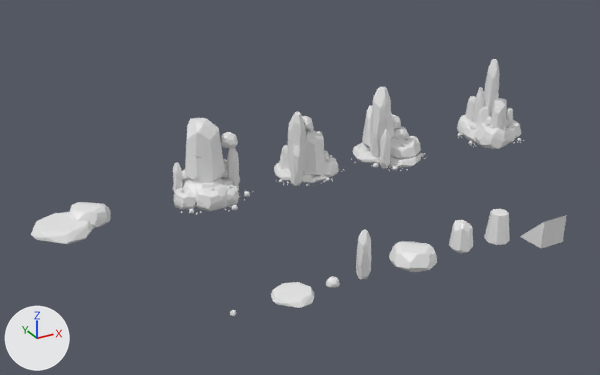
Before and after pictures for a commit that changed the Blender file low_poly_car/car scene 14.blend.
One viewpoint serves both versions: a 50 mm camera at (-31.8, -36.5, 25.0) aimed at (-6.3, 9.8, 1.9). The axes (+X, +Y, +Z) are drawn at lower left. The lights are the same throughout.

Objects in the first picture: '石头，原型', '石头，原型.001', '石头，原型.003', '石头，原型.005', '石头，原型.022', '石头，原型.039', '石头，常规', '石头，常规.001', '石头，矮', '石头，矮.001', '石头，矮.002', '立方体'.
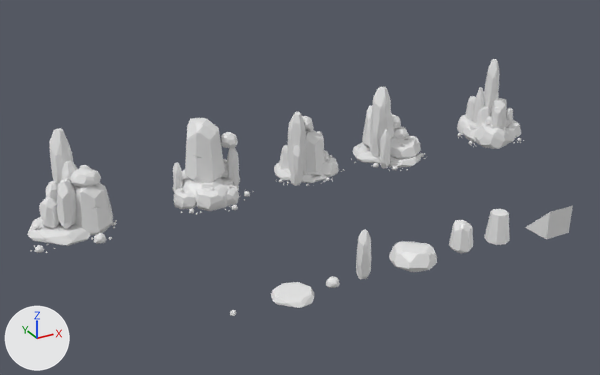
Commit message: car scene

Location of each change, [x1, y1, x2, y2] in pixels of the pictures (600 x 375 px):
'石头组001', added: after [27, 128, 117, 253]
'石头，原型.005', deleted: before [31, 212, 94, 244]
'切割', added: after [525, 206, 573, 239]
'立方体', deleted: before [520, 215, 567, 248]
'石头，矮.001', deleted: before [68, 202, 111, 228]

The change, as a diff of the scene's bpy script:
```diff
--- a/low_poly_car/car scene 14.blend.py
+++ b/low_poly_car/car scene 14.blend.py
@@ me_柱体_073_1 @@
+me_柱体_073_1.from_pydata(...)  # 1884 vertices, 977 faces; spans x -1.77..2.49, y -2.12..2.13, z 0.0..4.46
@@ me_立方体_1 @@
+me_立方体_1.from_pydata([(-0.93, -0.97, 0.0), (-0.93, -0.97, 2.0), (-0.93, 1.03, 0.0), (1.07, -0.97, 0.0), (1.07, -0.97, 2.0), (1.07, 1.03, 0.0)], [], [(0, 1, 2), (5, 4, 3), (3, 4, 1, 0), (2, 5, 3, 0), (1, 4, 5, 2)])
@@ ob_立方体 @@
-ob_立方体 = bpy.data.objects.new('立方体', me_立方体)
-ob_立方体.location = (7.04, 0.0, 0.0)
@@ ob_石头_原型_005 @@
-ob_石头_原型_005 = bpy.data.objects.new('石头，原型.005', me_柱体_073)
-ob_石头_原型_005.location = (-21.63, 14.81, 0.0)
-ob_石头_原型_005.scale = (1.31, 1.31, 1.31)
@@ ob_石头_矮_001 @@
-ob_石头_矮_001 = bpy.data.objects.new('石头，矮.001', me_柱体_074)
-ob_石头_矮_001.location = (-19.66, 15.49, 0.0)
-ob_石头_矮_001.scale = (0.812, 0.812, 0.812)
@@ ob_石头组001 @@
+ob_石头组001 = bpy.data.objects.new('石头组001', me_柱体_073_1)
+ob_石头组001.location = (-21.63, 14.81, 0.0)
+ob_石头组001.scale = (1.45, 1.45, 1.45)
@@ ob_切割 @@
+ob_切割 = bpy.data.objects.new('切割', me_立方体_1)
+ob_切割.location = (6.76, -0.62, 0.0)
```
